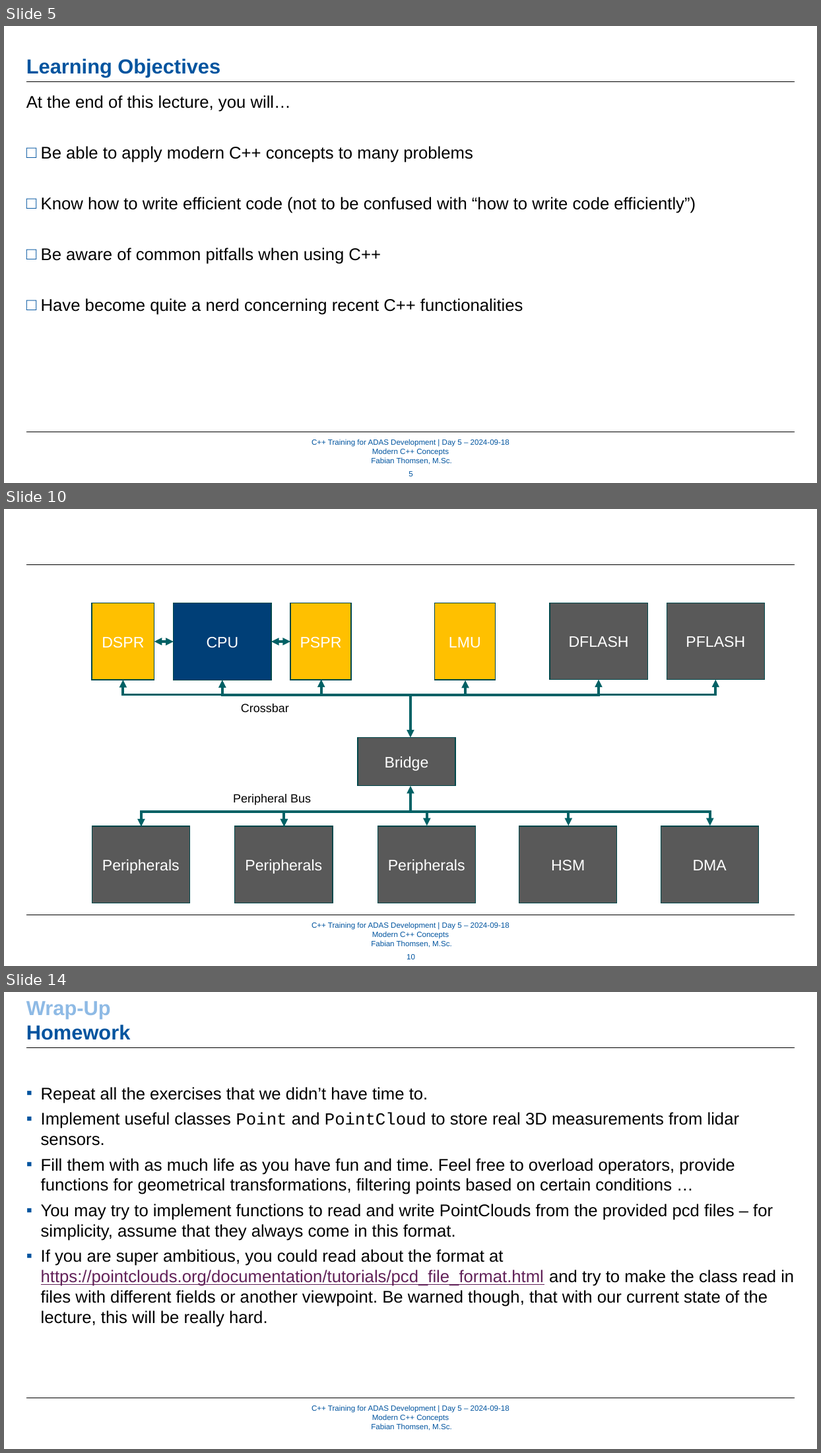
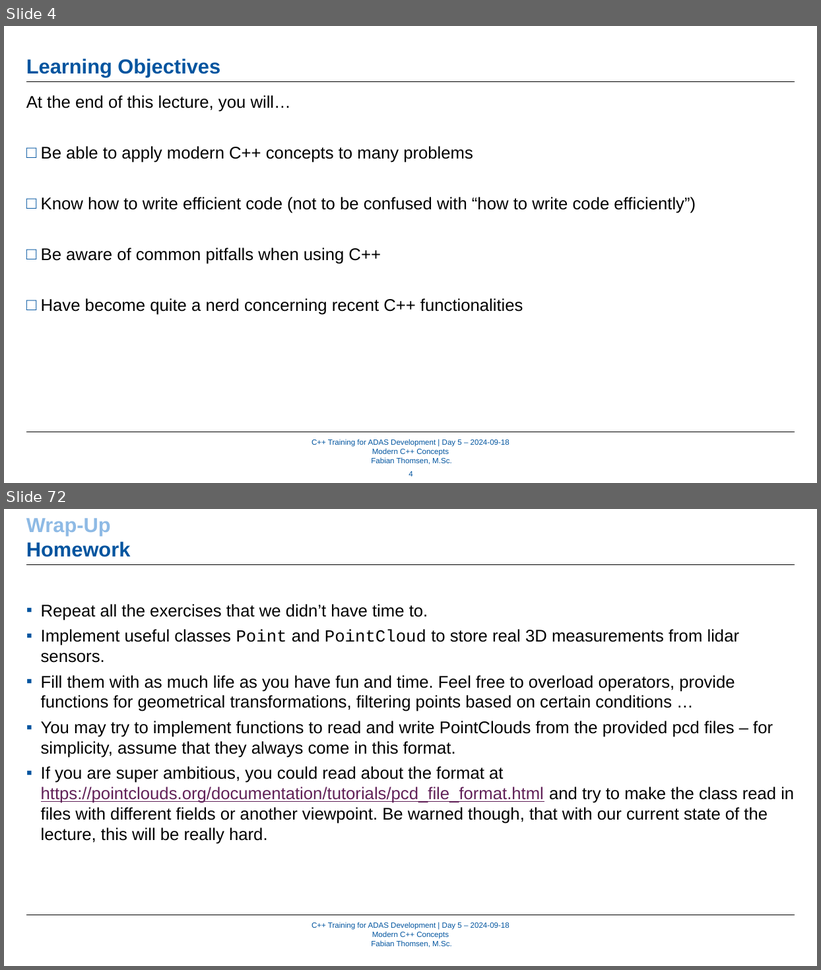
Before and after one commit to WhR4Ven/Diss_Dokument, a slide deck: Vortrag/05_ModernCPPConcepts_Part1 - Kopie.pptx. Shown one above the other, each under a label of ours: slides 5, 10 and 14 before the commit, slides 4 and 72 after it; the slides between them are not shown. The pictures are 821x1453 and 821x970 pixels, drawn with LibreOffice and Linux fonts; fonts in the diff are those of the drawing; background and template pictures are left out. Boxes give left, top, right and bottom in pixels: in the first picture for what was removed or moved away, otherwise in the second. Text is boxed around its words. In the diff, an @@ line names an element or a change of style, - is before the commit and + after.

```diff
--- a/Vortrag/05_ModernCPPConcepts_Part1 - Kopie.pptx
+++ b/Vortrag/05_ModernCPPConcepts_Part1 - Kopie.pptx
@@ slide 10 removed at (4, 509, 817, 966), background #FFFFFF; not listed: 3 template elements that a slide beside it also shows @@
@@ rectangle removed at (92, 603, 154, 681) @@
-DSPR
@@ rectangle removed at (174, 603, 271, 681) @@
-CPU
@@ rectangle removed at (290, 603, 352, 681) @@
-PSPR
@@ rectangle removed at (435, 603, 496, 681) @@
-LMU
@@ rectangle removed at (550, 603, 648, 680) @@
-DFLASH
@@ rectangle removed at (667, 603, 765, 680) @@
-PFLASH
@@ elbow double arrow removed from (154, 642) to (174, 642) @@
@@ elbow double arrow removed from (271, 642) to (290, 642) @@
@@ elbow double arrow removed from (123, 681) to (716, 680) @@
@@ elbow double arrow removed from (222, 681) to (599, 680) @@
@@ elbow double arrow removed from (321, 680) to (465, 681) @@
@@ text removed at (241, 704, 289, 712) @@
-Crossbar
@@ arrow removed from (411, 694) to (411, 738) @@
@@ rectangle removed at (358, 738, 455, 786) @@
-Bridge
@@ text removed at (233, 794, 311, 805) @@
-Peripheral Bus
@@ arrow removed from (411, 813) to (411, 786) @@
@@ elbow double arrow removed from (141, 827) to (710, 826) @@
@@ elbow double arrow removed from (284, 827) to (569, 826) @@
@@ elbow double arrow removed from (284, 827) to (427, 826) @@
@@ rectangle removed at (92, 826, 189, 903) @@
-Peripherals
@@ rectangle removed at (234, 826, 332, 903) @@
-Peripherals
@@ rectangle removed at (378, 826, 475, 903) @@
-Peripherals
@@ rectangle removed at (519, 826, 617, 903) @@
-HSM
@@ rectangle removed at (661, 826, 758, 903) @@
-DMA
@@ page number removed at (407, 955, 415, 960) @@
-10
@@ what was slide 5 is now slide 4 @@
@@ page number at (409, 472, 413, 477): text changed @@
-5
+4
@@ what was slide 14 is now slide 72 @@
```
Also in this commit, not shown: 4 slides changed, 65 slides added, 4 other slides removed, 13 other files.
